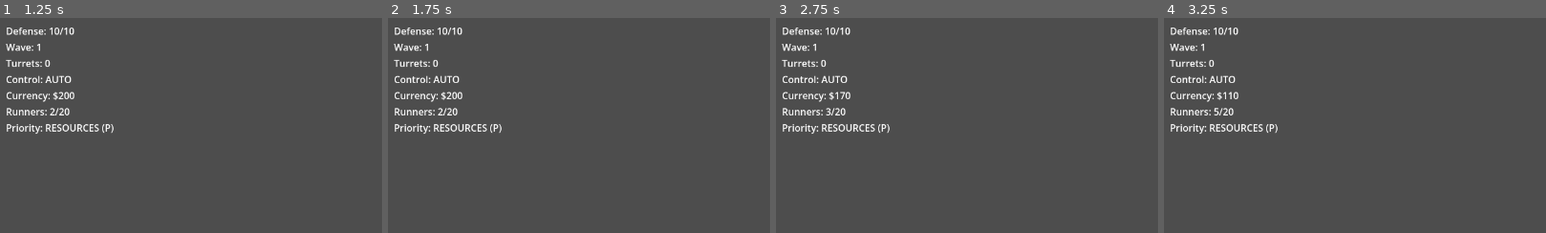
Above: before the commit, frames 1-4 (left to right).
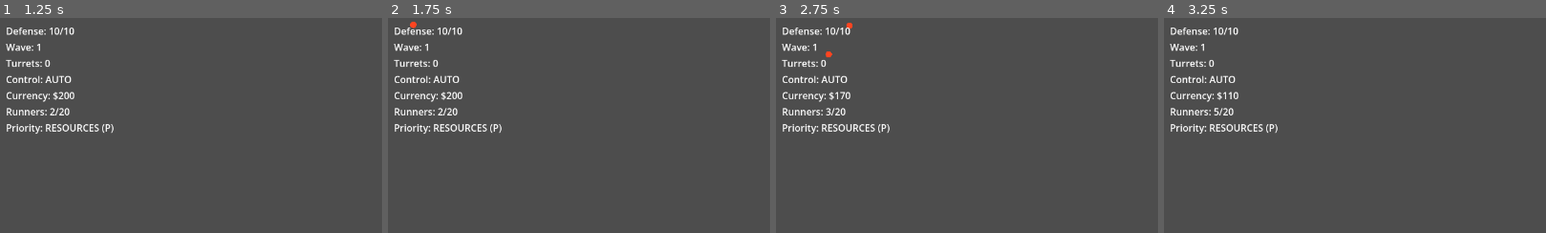
Above: after the commit, the same moments.

Repository: DeeGeeGames/project-mifune
Game: Godot game, scene res://scenes/main.tscn
The game is run twice, just before and just after one commit, with the same random seed, the same clock (stepped at 60 frames per second) and the same inputs.
Inputs (mouse positions are % of the whole screen's width and height, from its top left):
- Up to frame 1 (1.25 s): click "Turret $50" at 0.5 s
- Up to frame 2 (1.75 s): click "Block $10" at 1.25 s
- Up to frame 3 (2.75 s): click "Runner $30" at 2 s
- Up to frame 4 (3.25 s): tap Enter at 2.75 s; move the mouse to (72, 45) at 2.77 s; hold D (pan_right) from 2.78 s (still down); hold R (buy_runner) from 2.78 s (still down); click (72, 45) at 2.92 s
The pictures show only the part of the screen within x 0-50%, y 0-50%; the shares and areas given below are measured in that part.

Frame 1 is identical in both runs. In frame 2, less than 0.1% of the frame differs, in the area x 5-8%, y 1-5%; in frame 3, less than 0.1%, in the area x 13-20%, y 2-19%; in frame 4, nothing differs.

Commit message:
Godot refactor 2

Diff:
--- a/godot/scenes/entities/runner.tscn
+++ b/godot/scenes/entities/runner.tscn
@@ -1,14 +1,14 @@
-[gd_scene load_steps=3 format=3 uid="uid://runner001"]
+[gd_scene format=3 uid="uid://runner001"]
 
-[ext_resource type="Script" path="res://scripts/entities/runner.gd" id="1"]
+[ext_resource type="Script" uid="uid://dijm5ocqa8s6t" path="res://scripts/entities/runner.gd" id="1"]
 
-[sub_resource type="CircleShape2D" id="runner_shape"]
-radius = 10.0
+[sub_resource type="RectangleShape2D" id="RectangleShape2D_ycedw"]
+size = Vector2(10, 20)
 
-[node name="Runner" type="CharacterBody2D"]
+[node name="Runner" type="CharacterBody2D" unique_id=1151964153]
 collision_layer = 64
 collision_mask = 0
 script = ExtResource("1")
 
-[node name="CollisionShape2D" type="CollisionShape2D" parent="."]
-shape = SubResource("runner_shape")
+[node name="CollisionShape2D" type="CollisionShape2D" parent="." unique_id=1313823761]
+shape = SubResource("RectangleShape2D_ycedw")
--- a/godot/scenes/main.tscn
+++ b/godot/scenes/main.tscn
@@ -6,6 +6,7 @@
 [ext_resource type="PackedScene" path="res://scenes/hud/hud.tscn" id="4"]
 [ext_resource type="Script" path="res://scripts/systems/placement_manager.gd" id="5"]
 [ext_resource type="Script" path="res://scripts/ground.gd" id="6"]
+[ext_resource type="Script" path="res://scripts/systems/wave_manager.gd" id="7"]
 
 [node name="Main" type="Node2D"]
 script = ExtResource("1")
@@ -31,6 +32,9 @@
 
 [node name="Runners" type="Node2D" parent="World"]
 
+[node name="WaveManager" type="Node" parent="."]
+script = ExtResource("7")
+
 [node name="PlacementManager" type="Node2D" parent="."]
 script = ExtResource("5")
 
--- a/godot/scripts/autoload/constants.gd
+++ b/godot/scripts/autoload/constants.gd
@@ -1,4 +1,6 @@
 extends Node
+# See GameManagerClass for why autoloads get a class_name.
+class_name ConstantsClass
 
 # Viewport & World
 const VIEWPORT_WIDTH := 1280.0
--- a/godot/scripts/autoload/game_manager.gd
+++ b/godot/scripts/autoload/game_manager.gd
@@ -1,4 +1,8 @@
 extends Node
+# class_name enables static type checking on GameManager.method() calls across the project.
+# Without it, Godot types the autoload global as Node and can't verify methods at parse time.
+# The *Class suffix avoids name collision with the autoload instance name "GameManager".
+class_name GameManagerClass
 
 # --- Signals ---
 signal currency_changed(new_amount: int)
@@ -27,87 +31,6 @@
 
 # Placement state: { "tag": "idle" } | { "tag": "placing_turret" } | { "tag": "aiming", ... } | { "tag": "placing_block" }
 var placement_state: Dictionary[String, Variant] = { "tag": "idle" }
-
-# --- Wave state ---
-var regions_to_spawn: int = 0
-var region_spawn_timer: float = 0.0
-var between_waves: bool = false
-var intermission_timer: float = 0.0
-
-const SPAWN_REGION_SCENE: PackedScene = preload("res://scenes/entities/spawn_region.tscn")
-
-# --- Node references (set by main.gd) ---
-var enemies_container: Node2D = null
-var regions_container: Node2D = null
-var turrets_container: Node2D = null
-var runners_container: Node2D = null
-var bullets_container: Node2D = null
-var resources_container: Node2D = null
-var blocks_container: Node2D = null
-
-func _ready() -> void:
-	_start_wave(Constants.STARTING_WAVE)
-
-func _start_wave(wave_num: int) -> void:
-	wave_number = wave_num
-	regions_to_spawn = Constants.WAVE_REGIONS_BASE + wave_number
-	region_spawn_timer = 0.0
-	between_waves = false
-	intermission_timer = 0.0
-	wave_started.emit(wave_number)
-
-func _process(delta: float) -> void:
-	if game_over:
-		return
-	_tick_waves(delta)
-
-func _tick_waves(delta: float) -> void:
-	if between_waves:
-		intermission_timer -= delta
-		if intermission_timer <= 0.0:
-			_start_wave(wave_number + 1)
-		return
-
-	var active_regions := get_tree().get_nodes_in_group("regions").size()
-	var active_enemies := get_tree().get_nodes_in_group("enemies").size()
-
-	if regions_to_spawn <= 0 and active_regions == 0 and active_enemies == 0:
-		between_waves = true
-		intermission_timer = Constants.WAVE_INTERMISSION
-		wave_cleared.emit()
-		return
-
-	if regions_to_spawn <= 0:
-		return
-	if active_regions >= Constants.WAVE_MAX_CONCURRENT_REGIONS:
-		return
-
-	region_spawn_timer -= delta
-	if region_spawn_timer > 0.0:
-		return
-
-	_spawn_region()
-	regions_to_spawn -= 1
-	region_spawn_timer = Constants.WAVE_REGION_SPAWN_INTERVAL
-
-func _spawn_region() -> void:
-	if not is_instance_valid(regions_container):
-		return
-
-	var pos := _random_region_position()
-	var region: SpawnRegion = SPAWN_REGION_SCENE.instantiate()
-	region.position = pos
-	region.initialize(wave_number)
-	regions_container.add_child(region)
-
-func _random_region_position() -> Vector2:
-	for i: int in Constants.REGION_MAX_PLACEMENT_ATTEMPTS:
-		var x := Constants.REGION_MARGIN + randf() * (Constants.WORLD_WIDTH - Constants.REGION_MARGIN * 2.0)
-		var y := Constants.REGION_MARGIN + randf() * (Constants.GROUND_Y - Constants.REGION_MARGIN * 2.0)
-		var offset := Vector2(x, y) - Constants.TARGET_POS
-		if offset.length_squared() > Constants.REGION_SAFE_RADIUS * Constants.REGION_SAFE_RADIUS:
-			return Vector2(x, y)
-	return Vector2(Constants.REGION_MARGIN, Constants.REGION_MARGIN)
 
 # --- Currency ---
 func add_currency(amount: int) -> void:
--- a/godot/scripts/entities/spawn_region.gd
+++ b/godot/scripts/entities/spawn_region.gd
@@ -67,22 +67,21 @@
 	spawn_timer.start(spawn_interval)
 
 func _spawn_enemy() -> void:
-	if not is_instance_valid(GameManager.enemies_container):
+	var enemies_container: Node = get_node_or_null("/root/Main/World/Enemies")
+	if enemies_container == null:
 		return
 
-	# Random position within region
 	var offset_angle: float = randf() * TAU
 	var offset_dist: float = randf() * region_radius
 	var spawn_pos: Vector2 = global_position + Vector2(cos(offset_angle), sin(offset_angle)) * offset_dist
 
-	# Burst momentum
 	var burst_angle: float = burst_arc_center + (randf() * 2.0 - 1.0) * (burst_arc_width / 2.0)
 	var burst_speed: float = Constants.ENEMY_SPAWN_BURST_SPEED * (0.5 + randf() * 0.5)
 	var momentum: Vector2 = Vector2(cos(burst_angle), sin(burst_angle)) * burst_speed
 
 	var enemy: Enemy = ENEMY_SCENE.instantiate()
 	enemy.initialize(spawn_pos, momentum)
-	GameManager.enemies_container.add_child(enemy)
+	enemies_container.add_child(enemy)
 
 func _draw() -> void:
 	var hp_ratio: float = float(hp) / float(max_hp) if max_hp > 0 else 1.0
--- a/godot/scripts/entities/turret.gd
+++ b/godot/scripts/entities/turret.gd
@@ -141,7 +141,7 @@
 
 	var bullet: Bullet = BULLET_SCENE.instantiate()
 	bullet.initialize(barrel_tip, bullet_vel)
-	GameManager.bullets_container.add_child(bullet)
+	get_node("/root/Main/World/Bullets").add_child(bullet)
 
 func _draw() -> void:
 	var body_color: Color = Color(0.0, 1.0, 1.0) if is_controlled_cache else Color(0.0, 0.8, 0.0)
--- a/godot/scripts/hud/hud.gd
+++ b/godot/scripts/hud/hud.gd
@@ -25,7 +25,8 @@
 
 func _update_stats() -> void:
 	defense_label.text = "Defense: %d/%d" % [GameManager.defense_hp, Constants.DEFENSE_HP]
-	var wave_status: String = " (intermission)" if GameManager.between_waves else ""
+	var wave_mgr: Node = get_node_or_null("/root/Main/WaveManager")
+	var wave_status: String = " (intermission)" if wave_mgr != null and wave_mgr.between_waves else ""
 	wave_label.text = "Wave: %d%s" % [GameManager.wave_number, wave_status]
 
 	var turret_count: int = get_tree().get_nodes_in_group("turrets").size()
--- a/godot/scripts/main.gd
+++ b/godot/scripts/main.gd
@@ -1,35 +1,16 @@
 extends Node2D
 
-@onready var world: Node2D = $World
-@onready var enemies_container: Node2D = $World/Enemies
-@onready var regions_container: Node2D = $World/SpawnRegions
-@onready var turrets_container: Node2D = $World/Turrets
+@onready var resources_container: Node2D = $World/Resources
 @onready var runners_container: Node2D = $World/Runners
-@onready var bullets_container: Node2D = $World/Bullets
-@onready var resources_container: Node2D = $World/Resources
-@onready var blocks_container: Node2D = $World/Blocks
-@onready var game_camera: Camera2D = $Camera
-@onready var placement_manager: Node2D = $PlacementManager
 
 const RESOURCE_SCENE: PackedScene = preload("res://scenes/entities/resource_pickup.tscn")
 const RUNNER_SCENE: PackedScene = preload("res://scenes/entities/runner.tscn")
 
 func _ready() -> void:
-	# Wire up GameManager container references
-	GameManager.enemies_container = enemies_container
-	GameManager.regions_container = regions_container
-	GameManager.turrets_container = turrets_container
-	GameManager.runners_container = runners_container
-	GameManager.bullets_container = bullets_container
-	GameManager.resources_container = resources_container
-	GameManager.blocks_container = blocks_container
-
-	# Connect signals
 	GameManager.enemy_died.connect(_on_enemy_died)
 	GameManager.runner_purchased.connect(_on_runner_purchased)
 	GameManager.block_destroyed.connect(_on_block_destroyed)
 
-	# Spawn starting runners
 	for i: int in Constants.STARTING_RUNNERS:
 		_spawn_runner()
 
@@ -51,14 +32,10 @@
 		if turret is Turret and (turret as Turret).parent_block_id == block_id:
 			turret.queue_free()
 
-func get_mouse_world_position() -> Vector2:
-	return get_global_mouse_position()
-
 func _unhandled_input(event: InputEvent) -> void:
 	if GameManager.game_over:
 		return
 
-	# Click on turret to enter single control mode
 	if event.is_action_pressed("fire"):
 		if GameManager.control_mode["tag"] == "none" and GameManager.placement_state["tag"] == "idle":
 			var world_pos: Vector2 = get_global_mouse_position()
--- a/godot/scripts/systems/placement_manager.gd
+++ b/godot/scripts/systems/placement_manager.gd
@@ -69,7 +69,7 @@
 
 	var turret: Turret = TURRET_SCENE.instantiate()
 	turret.initialize(turret_pos, arc_center, ps["arc_width"] as float, ps["arc_range"] as Dictionary[String, Variant], ps["parent_block_id"] as int)
-	GameManager.turrets_container.add_child(turret)
+	get_node("/root/Main/World/Turrets").add_child(turret)
 	GameManager.spend_currency(Constants.TURRET_COST)
 
 	if GameManager.currency >= Constants.TURRET_COST:
@@ -93,7 +93,7 @@
 
 	var block: Block = BLOCK_SCENE.instantiate()
 	block.initialize(snapped)
-	GameManager.blocks_container.add_child(block)
+	get_node("/root/Main/World/Blocks").add_child(block)
 	GameManager.spend_currency(Constants.BLOCK_COST)
 
 	if GameManager.currency < Constants.BLOCK_COST:
--- /dev/null
+++ b/godot/scripts/systems/wave_manager.gd
@@ -0,0 +1,71 @@
+extends Node
+
+const SPAWN_REGION_SCENE: PackedScene = preload("res://scenes/entities/spawn_region.tscn")
+
+var regions_to_spawn: int = 0
+var region_spawn_timer: float = 0.0
+var between_waves: bool = false
+var intermission_timer: float = 0.0
+
+@onready var regions_container: Node2D = get_node("/root/Main/World/SpawnRegions")
+
+func _ready() -> void:
+	_start_wave(Constants.STARTING_WAVE)
+
+func _start_wave(wave_num: int) -> void:
+	GameManager.wave_number = wave_num
+	regions_to_spawn = Constants.WAVE_REGIONS_BASE + wave_num
+	region_spawn_timer = 0.0
+	between_waves = false
+	intermission_timer = 0.0
+	GameManager.wave_started.emit(wave_num)
+
+func _process(delta: float) -> void:
+	if GameManager.game_over:
+		return
+	_tick_waves(delta)
+
+func _tick_waves(delta: float) -> void:
+	if between_waves:
+		intermission_timer -= delta
+		if intermission_timer <= 0.0:
+			_start_wave(GameManager.wave_number + 1)
+		return
+
+	var active_regions: int = get_tree().get_nodes_in_group("regions").size()
+	var active_enemies: int = get_tree().get_nodes_in_group("enemies").size()
+
+	if regions_to_spawn <= 0 and active_regions == 0 and active_enemies == 0:
+		between_waves = true
+		intermission_timer = Constants.WAVE_INTERMISSION
+		GameManager.wave_cleared.emit()
+		return
+
+	if regions_to_spawn <= 0:
+		return
+	if active_regions >= Constants.WAVE_MAX_CONCURRENT_REGIONS:
+		return
+
+	region_spawn_timer -= delta
+	if region_spawn_timer > 0.0:
+		return
+
+	_spawn_region()
+	regions_to_spawn -= 1
+	region_spawn_timer = Constants.WAVE_REGION_SPAWN_INTERVAL
+
+func _spawn_region() -> void:
+	var pos: Vector2 = _random_region_position()
+	var region: SpawnRegion = SPAWN_REGION_SCENE.instantiate()
+	region.position = pos
+	region.initialize(GameManager.wave_number)
+	regions_container.add_child(region)
+
+func _random_region_position() -> Vector2:
+	for i: int in Constants.REGION_MAX_PLACEMENT_ATTEMPTS:
+		var x: float = Constants.REGION_MARGIN + randf() * (Constants.WORLD_WIDTH - Constants.REGION_MARGIN * 2.0)
+		var y: float = Constants.REGION_MARGIN + randf() * (Constants.GROUND_Y - Constants.REGION_MARGIN * 2.0)
+		var offset: Vector2 = Vector2(x, y) - Constants.TARGET_POS
+		if offset.length_squared() > Constants.REGION_SAFE_RADIUS * Constants.REGION_SAFE_RADIUS:
+			return Vector2(x, y)
+	return Vector2(Constants.REGION_MARGIN, Constants.REGION_MARGIN)
Not shown: 1 places in godot/scenes/main.tscn that only renumber resources
Not shown, added: godot/scripts/systems/wave_manager.gd.uid
